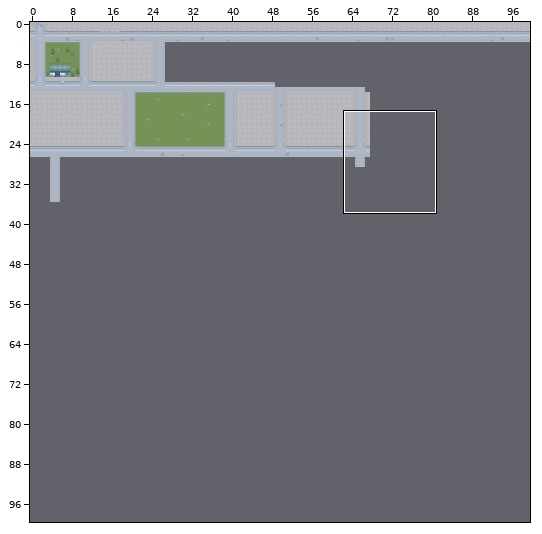
Level history. Tiled map: rsc/tilemaps/Start.tmx. The first picture is a wide view before the edit; the outline marks the close-up.
Close-up. Old version:
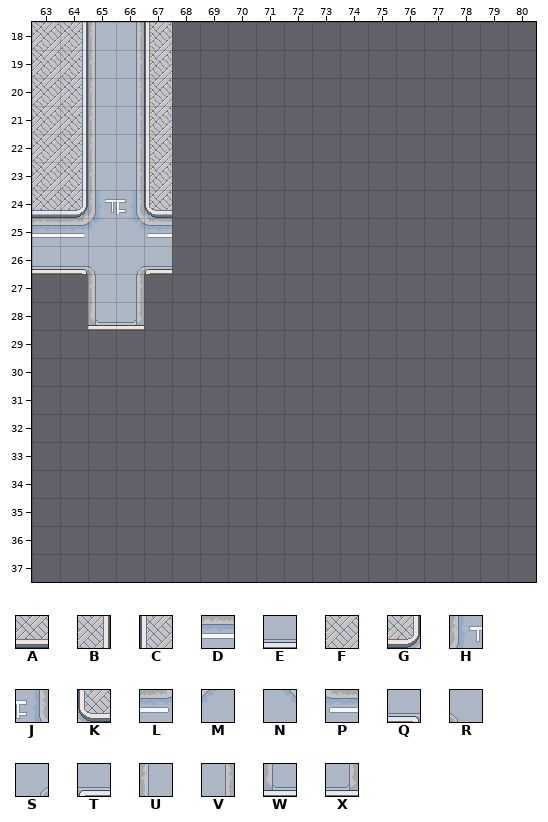
Cells are 32x32 px. Shown: x 63..80, y 18..37. The commit also changed other parts of the map, which this record leaves out.
Key: from "City": A 4, B 25, C 28, D 30, E 51, F 69, G 95, H 96, J 97, K 98, L 117, M 118, N 119, P 120, Q 139, R 140, S 141, T 142, U 162, V 163, W 184, X 185.
_ is an empty cell.
Layers that did not change in this view are not listed.
Layer "Ground" before, first column x 63:
18 FBUVC_____________
19 FBUVC_____________
20 FBUVC_____________
21 FBUVC_____________
22 FBUVC_____________
23 FBUVC_____________
24 AGHJK_____________
25 DLMNP_____________
26 EQRST_____________
27 __UV______________
28 __WX______________
29 __________________
30 __________________
31 __________________
32 __________________
33 __________________
34 __________________
35 __________________
36 __________________
37 __________________
After the commit:
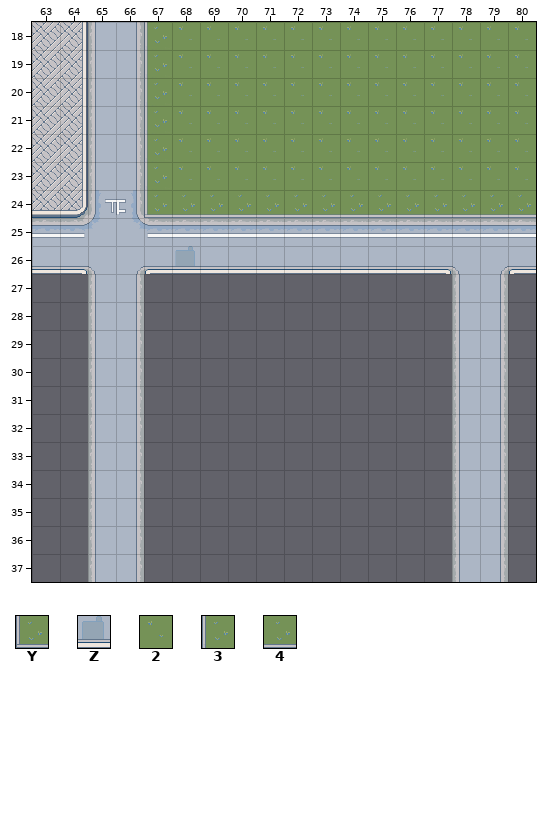
Further tiles: from "City": Y 22, Z 52; from "City 2": 2 0 "Tile_268", 3 3 "Tile_271", 4 5 "Tile_273".
Edits made:
Changed rows in their new state; . is an unchanged cell.
Layer "Ground":
first column x 67:
18 32222222222222
19 32222222222222
20 32222222222222
21 32222222222222
22 32222222222222
23 32222222222222
24 Y4444444444444
Layer "Gound 1.5":
first column x 65:
25 ...DDDDDDDDDDDDD
26 ...ZEEEEEEEEQRST
27 .............UV.
28 UV...........UV.
29 UV...........UV.
30 UV...........UV.
31 UV...........UV.
32 UV...........UV.
33 UV...........UV.
34 UV...........UV.
35 UV...........UV.
36 UV...........UV.
37 UV...........UV.
Pixel boxes of the changes (left, top, right, bottom) in both close-ups:
changed: (144, 22, 536, 582)
added: (88, 304, 144, 582)
